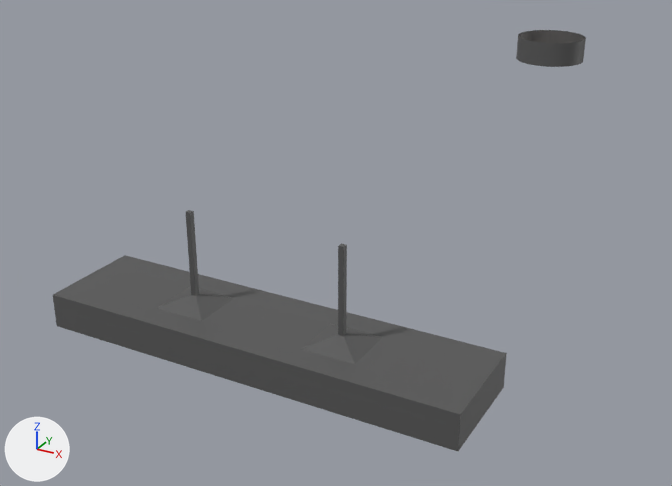
What one commit did to the Blender file Assets/Models/LightFixtures/fixtures.blend.
Before and after are seen from a 50 mm camera at (0.99, -1.49, 0.76) aimed at (-0.24, 0.75, -0.36). Every picture has the same lights, and +X, +Y and +Z are marked at lower left.

The older version as bpy lines, for what is in view:
```python
me_cube_001 = bpy.data.meshes.new('Cube.001')
me_cube_001.from_pydata(...)  # 134 vertices, 130 faces; spans x -0.5..0.5, y -0.125..0.125, z -0.291..0.013
# faces by material slot: [106, 24]
me_cube_001.materials.append(mat_base)  # dark grey #585858
me_cube_001.materials.append(mat_light)  # white #e7d7ce
me_cylinder = bpy.data.meshes.new('Cylinder')
me_cylinder.from_pydata(...)  # 128 vertices, 97 faces; spans x -0.125..0.125, y -0.125..0.125, z -0.027..0.06
me_cylinder.polygons.foreach_set('use_smooth', [True] * 97)
# faces by material slot: [96, 1]
me_cylinder.materials.append(mat_base)  # dark grey #585858
me_cylinder.materials.append(mat_light)  # white #e7d7ce
ob_hanginglight = bpy.data.objects.new('HangingLight', me_cube_001)
ob_hanginglight.location = (0.0, 0.0, 0.0)
ob_recessedlight = bpy.data.objects.new('RecessedLight', me_cylinder)
ob_recessedlight.location = (0.0, 2.0, 0.0)
```
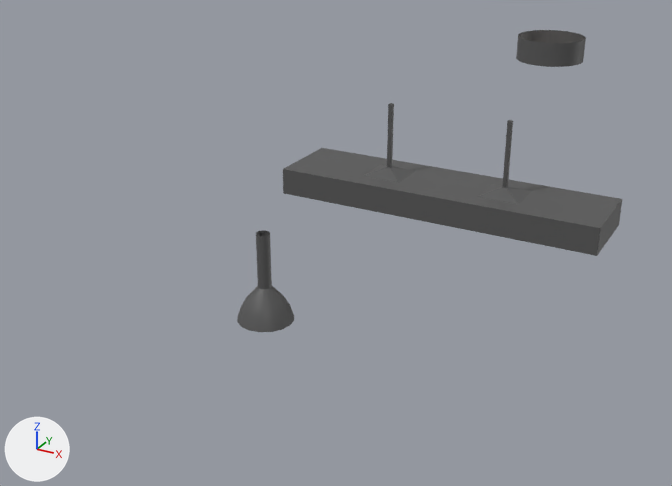
Location of each change, (x1, y1, x2, y2) in pixels of the pictures (672 x 486 px):
'HangingLight', moved: before (53, 210, 507, 451); after (283, 103, 622, 256)
'Spot', added: after (237, 230, 294, 332)

The change, as a list of edits to the scene's bpy script:
```text
Add me_circle_001:
    me_circle_001.from_pydata(...)  # 112 vertices, 97 faces; spans x -0.062..0.062, y -0.062..0.062, z -0.2..0.0
    me_circle_001.polygons.foreach_set('use_smooth', [True] * 97)
    # faces by material slot: [96, 1]
    me_circle_001.materials.append(mat_base)  # dark grey #585858
    me_circle_001.materials.append(mat_light)  # white #e7d7ce
Change ob_hanginglight:
    ob_hanginglight.location: (0.0, 0.0, 0.0) -> (0.0, 1.0, 0.0)
Add ob_spot:
    ob_spot = bpy.data.objects.new('Spot', me_circle_001)
    ob_spot.location = (0.0, 0.0, 0.0)
```
